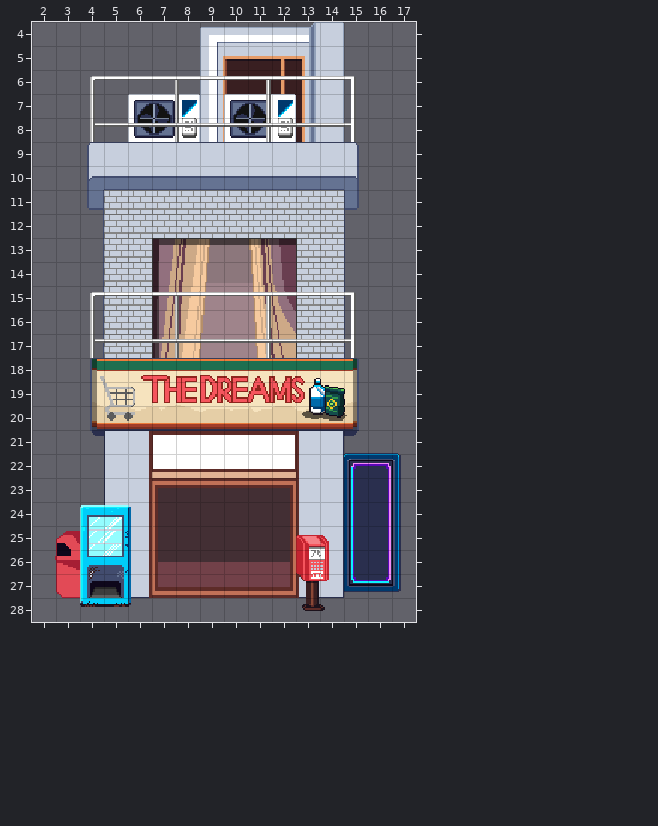
Tiled map, stored at TheDreams/Assets/MapsData/Base#1/House#1/TileMap_01.tmx. The picture above is the old version.
Cells are 16x16 px. Shown: x 2..17, y 4..28.
New version:
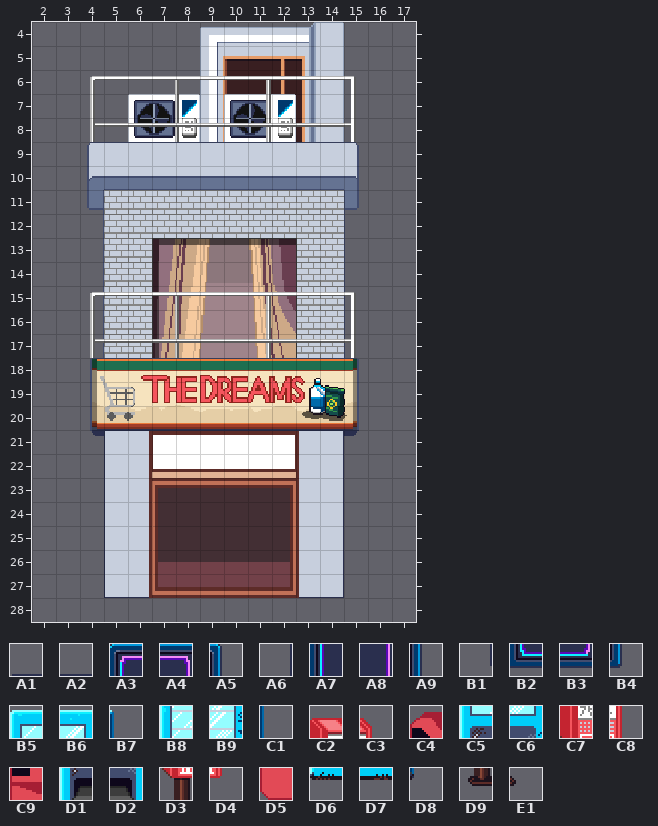
Key: from "House#1": A1 1068, A2 1069, A3 1108, A4 1109, A5 1110, A6 1147, A7 1148, A8 1149, A9 1150, B1 1307, B2 1308, B3 1309, B4 1310, B5 1375, B6 1376, B7 1377, B8 1415, B9 1416, C1 1417, C2 1418, C3 1419, C4 1453, C5 1455, C6 1456, C7 1458, C8 1459, C9 1493, D1 1495, D2 1496, D3 1498, D4 1499, D5 1533, D6 1535, D7 1536, D8 1537, D9 1538, E1 1539.
__ is an empty cell, ## one hidden under a higher layer.
From old to new:
Layer "Trash" (removed):
y 25: x 3..4 C4 ## -> __ __
y 26: x 3..4 C9 ## -> __ __
y 27: x 3..4 D5 ## -> __ __
Layer "Tile Layer 3" (removed):
y 24: x 4..6 B5 B6 B7 -> __ __ __
y 25: x 4..6 B8 B9 C1 -> __ __ __
y 26: x 4..6 C5 C6 C1 -> __ __ __
y 27: x 4..6 D1 D2 C1 -> __ __ __
y 28: x 4..6 D6 D7 D8 -> __ __ __
Layer "Phone" (removed):
y 25: x 13..14 C2 C3 -> __ __
y 26: x 13..14 C7 C8 -> __ __
y 27: x 13..14 D3 D4 -> __ __
y 28: x 13..14 D9 E1 -> __ __
Layer "Ads Banner 3" (removed):
y 21: x 15..16 A1 A2 -> __ __
y 22: x 15..17 A3 A4 A5 -> __ __ __
y 23..24: x 15..17 A7 A8 A9 -> __ __ __
y 25..26: x 14..17 A6 A7 A8 A9 -> __ __ __ __
y 27: x 14..17 B1 B2 B3 B4 -> __ __ __ __
Where, in picture pixels (left, top, right, bottom), the same in both pictures:
removed: (296, 453, 401, 611)
removed: (56, 505, 131, 607)
